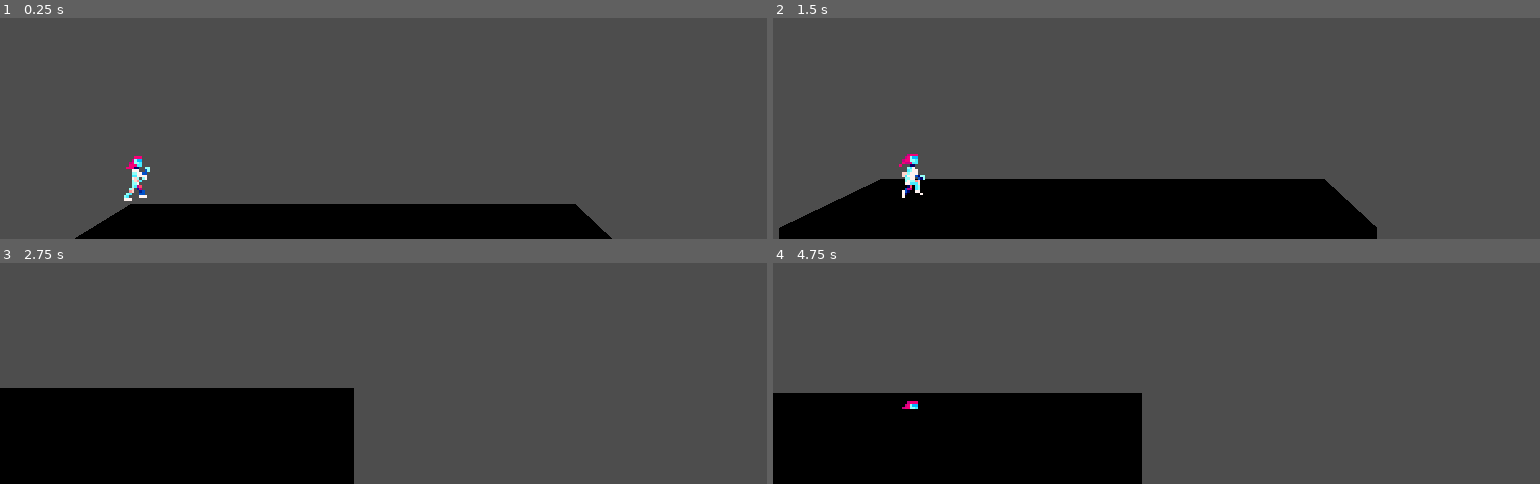
Above: before the commit, frames 1-4 (two rows, left to right).
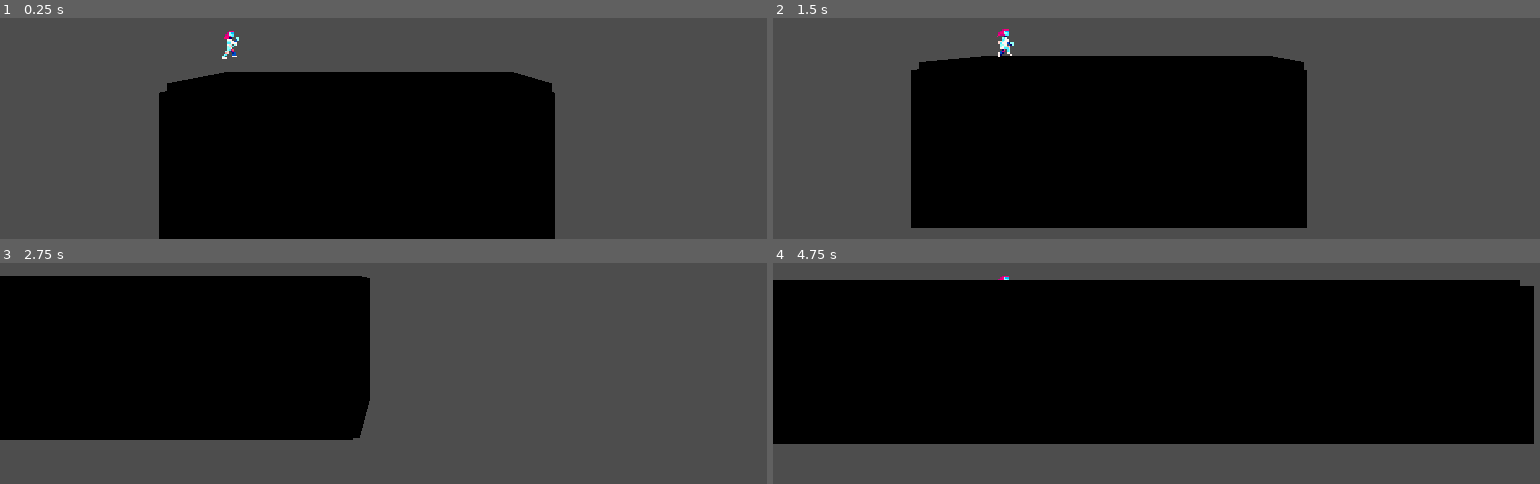
Above: after the commit, the same moments.

Repository: NebulaCoffee/SKG2026-score-gameshow
Game: Godot game, scene res://Scenes/LevelChunks/test_player_spawn.tscn
The game is run twice, just before and just after one commit, with the same random seed, the same clock (stepped at 60 frames per second) and the same inputs. This scene is started directly instead of the project's main scene.
Inputs:
- Up to frame 1 (0.25 s): no input
- Up to frame 2 (1.5 s): hold Right (ui_right) 0.53-1.28 s; tap Shift (slide) at 0.6, 1.35 s; tap Space (jump) at 0.77 s; hold Left (ui_left) from 1.28 s (still down)
- Up to frame 3 (2.75 s): tap Space (jump) at 1.52 s; release Left (ui_left) at 2.03 s; hold Right (ui_right) from 2.03 s (still down); tap Shift (slide) at 2.1 s
- Up to frame 4 (4.75 s): tap Shift (slide) at 2.85, 3.6, 4.35 s; tap Space (jump) at 3.02, 3.77, 4.52 s; release Right (ui_right) at 3.53 s; hold Left (ui_left) from 3.53 s (still down)

The runs differ from the first frame. In frame 1, 33% of the frame differs, in the area x 9-80%, y 5-100%; in frame 2, 36%; in frame 3, 34%; in frame 4, 71%, in the area x 0-100%, y 5-100%.

Commit message:
Fixed test chunk spawning

Diff:
--- /dev/null
+++ b/Assets/3D/Textures/sign_mats/familiarsnacks.tres
@@ -0,0 +1,6 @@
+[gd_resource type="StandardMaterial3D" format=3 uid="uid://dqlbax11vr50l"]
+
+[ext_resource type="Texture2D" uid="uid://cgioej0eal6hd" path="res://Assets/3D/Textures/familiarsnackssign.png" id="1_3h2cr"]
+
+[resource]
+albedo_texture = ExtResource("1_3h2cr")
--- a/Scenes/LevelChunks/test_chunk.tscn
+++ b/Scenes/LevelChunks/test_chunk.tscn
@@ -1,6 +1,6 @@
 [gd_scene format=3 uid="uid://ceo1rjdxwak8g"]
 
-[ext_resource type="PackedScene" uid="uid://c3t04cylur1gh" path="res://Scenes/LevelGeometry/billboard.tscn" id="1_u3f4o"]
+[ext_resource type="PackedScene" uid="uid://c3t04cylur1gh" path="res://Scenes/LevelGeometry/Billboard.tscn" id="1_u3f4o"]
 [ext_resource type="Script" uid="uid://br6xyck80j40v" path="res://Scripts/load_next_chunk.gd" id="2_vr8h8"]
 
 [sub_resource type="BoxShape3D" id="BoxShape3D_3rtft"]
@@ -11,7 +11,7 @@
 [node name="Node3D" parent="." unique_id=39722285 instance=ExtResource("1_u3f4o")]
 
 [node name="Area3D" type="Area3D" parent="." unique_id=317662281]
-transform = Transform3D(1, 0, 0, 0, 1, 0, 0, 0, 1, 196.58234, 0, 0)
+transform = Transform3D(1, 0, 0, 0, 1, 0, 0, 0, 1, 90, 0, 0)
 collision_mask = 2
 script = ExtResource("2_vr8h8")
 
--- a/Scenes/LevelChunks/test_player_spawn.tscn
+++ b/Scenes/LevelChunks/test_player_spawn.tscn
@@ -1,6 +1,6 @@
 [gd_scene format=3 uid="uid://b0lufifr3301b"]
 
-[ext_resource type="PackedScene" uid="uid://c3t04cylur1gh" path="res://Scenes/LevelGeometry/billboard.tscn" id="1_4rdv5"]
+[ext_resource type="PackedScene" uid="uid://c3t04cylur1gh" path="res://Scenes/LevelGeometry/Billboard.tscn" id="1_4rdv5"]
 [ext_resource type="Script" uid="uid://br6xyck80j40v" path="res://Scripts/load_next_chunk.gd" id="2_ggqo0"]
 [ext_resource type="PackedScene" uid="uid://y6fr4t71pqff" path="res://Scenes/player.tscn" id="3_pw5kv"]
 
--- /dev/null
+++ b/Scenes/LevelGeometry/Sign.tscn
@@ -0,0 +1,10 @@
+[gd_scene format=3 uid="uid://ch5j1q8s3kesa"]
+
+[ext_resource type="PackedScene" uid="uid://fg56ma66p3pj" path="res://Assets/3D/LevelGeom/Sign.fbx" id="1_7ukar"]
+[ext_resource type="Script" uid="uid://mmcdvfjpnvfo" path="res://Scripts/sign.gd" id="2_18pdc"]
+
+[node name="Sign" unique_id=472230102 instance=ExtResource("1_7ukar")]
+script = ExtResource("2_18pdc")
+
+[node name="BuildingAndSign1" parent="." index="0" unique_id=2012383277]
+transform = Transform3D(1, 0, 0, 0, 1, 0, 0, 0, 1, 0, 0, 0)
--- a/Scenes/player.tscn
+++ b/Scenes/player.tscn
@@ -301,6 +301,5 @@
 [node name="Camera3D" type="Camera3D" parent="PlayerChar/PlayerCam" unique_id=1100971351]
 transform = Transform3D(1, 0, 0, 0, 1, 0, 0, 0, 1, 0, 0, 100)
 h_offset = 100.0
-v_offset = 50.0
 current = true
-near = 0.5
+fov = 100.0
--- a/Scripts/load_next_chunk.gd
+++ b/Scripts/load_next_chunk.gd
@@ -1,14 +1,25 @@
 extends Area3D
 
 const test_chunk = preload("res://Scenes/LevelChunks/test_chunk.tscn")
-var next_chunk
-
+var next_chunk: Node3D
+var last_chunk: Node3D
+const CHUNK_LENGTH := 180.0
 
 func _ready() -> void:
 	pass
 
 func _on_body_entered(body: Node3D) -> void:
 	next_chunk = test_chunk.instantiate()
-	get_parent().add_child(next_chunk)
-	next_chunk.position = Vector3(170,0,0)
-	print(next_chunk.get_child(0).global_position)
+
+	if last_chunk == null:
+		next_chunk.position = Vector3(CHUNK_LENGTH, 0, 0)
+		last_chunk = next_chunk
+	else:
+		next_chunk.position = last_chunk.position + Vector3(CHUNK_LENGTH, 0, 0)
+		last_chunk = next_chunk
+	get_tree().current_scene.add_child(next_chunk)
+	await get_tree().process_frame
+
+	for child in next_chunk.get_children():
+		if child is Area3D:
+			child.body_entered.connect(_on_body_entered)
--- /dev/null
+++ b/Scripts/sign.gd
@@ -0,0 +1,20 @@
+extends Node3D
+
+@onready var building: MeshInstance3D = $BuildingAndSign1
+@onready var sign: MeshInstance3D = $BuildingAndSign1/Sign
+const MAT_FOL = "res://Assets/3D/Textures/sign_mats/"
+const DEFAULT_MAT_FOL = "res://Assets/3D/Textures/sign_mats/"
+
+func _ready() -> void:
+	var new_building_material := StandardMaterial3D.new()
+	match randi_range(0,0):
+		0:load_texture(MAT_FOL + "familiarsnacks.tres")
+	match randi_range(0,3):
+		0:new_building_material.albedo_color = Color("#d53c6a")
+		1:new_building_material.albedo_color = Color("#534ed9")
+		2:new_building_material.albedo_color = Color("#22c278")
+		3:new_building_material.albedo_color = Color("#924fdc")
+	building.material_override = new_building_material
+
+func load_texture(location : String)->void:
+	sign.material_override = load(location)
--- /dev/null
+++ b/sign.gd
@@ -0,0 +1,11 @@
+extends Node3D
+
+
+# Called when the node enters the scene tree for the first time.
+func _ready() -> void:
+	pass # Replace with function body.
+
+
+# Called every frame. 'delta' is the elapsed time since the previous frame.
+func _process(delta: float) -> void:
+	pass
Binary file changed: Assets/2D/DevLogos.png
Renamed: Assets/3D/BackgroundAssets/Sign.fbx -> Assets/3D/LevelGeom/Sign.fbx
Not shown, changed: Assets/3D/LevelGeom/Sign.fbx.import
Binary file added: Assets/3D/Textures/familiarsnackssign.png
Not shown, changed: Assets/3D/Textures/familiarsnackssign.png.import
Not shown, added: Scripts/sign.gd.uid
Not shown, added: sign.gd.uid
Not shown, added: .gitignore
